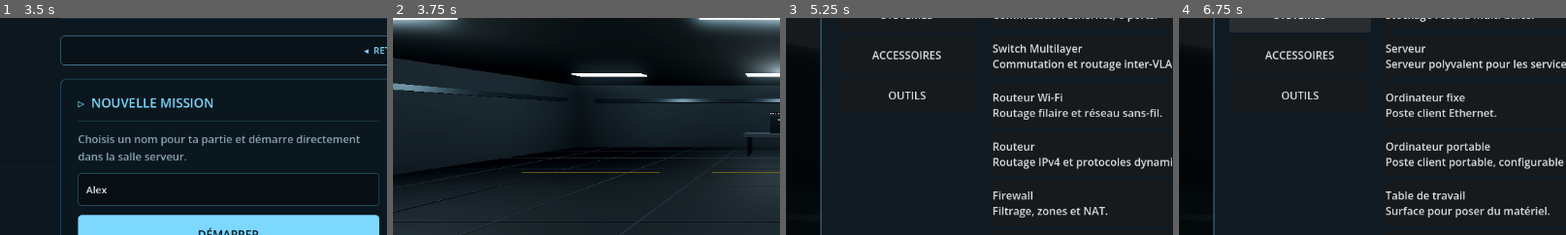
Above: before the commit, frames 1-4 (left to right).
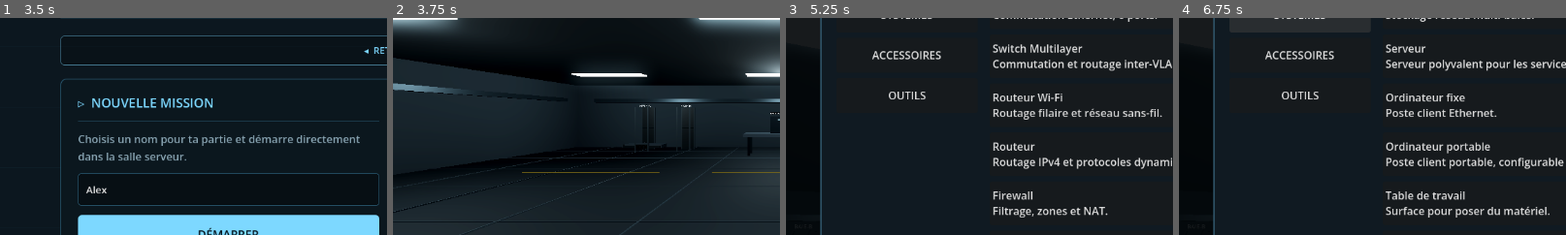
Above: after the commit, the same moments.

Repository: rme28/Backbone-NetOps
Game: Godot game, scene res://scenes/ui/menu.tscn
Two runs of this game, one before a commit and one after it. Both use one fixed random seed, a clock stepped at 60 frames per second and the inputs below.
Inputs (mouse positions are % of the whole screen's width and height, from its top left):
- Up to frame 1 (3.5 s): click "JOUER" at 0.5 s; click (30, 67) at 1.27 s; type "Alex" at 1.35 s; click "◂ RETOUR" at 2 s; click "JOUER" at 2.75 s
- Up to frame 2 (3.75 s): click "DÉMARRER" at 3.5 s
- Up to frame 3 (5.25 s): tap Enter at 4.25 s; move the mouse to (55, 50) at 4.27 s; hold E (interact) 4.28-5.03 s; hold W (move_forward) from 4.28 s (still down); click (55, 50) at 4.42 s; tap Space at 5 s; move the mouse to (45, 50) at 5.02 s; tap Tab at 5.1 s
- Up to frame 4 (6.75 s): release W (move_forward) at 5.75 s; click "RÉSEAU" at 5.75 s; click "SYSTÈMES" at 6.5 s
The pictures show only the part of the screen within x 0-50%, y 27-77%; the shares and areas given below are measured in that part.

Frame 1 is identical in both runs. In frame 2, 0.1% of the frame differs, in the area x 62-78%, y 39-62%; in frame 3, less than 0.1%; in frame 4, less than 0.1%.

Commit message:
Infrastructure de depart seedee par evenements + indication contextuelle

Diff:
--- a/game/scripts/world/server_room.gd
+++ b/game/scripts/world/server_room.gd
@@ -19,6 +19,20 @@
 	"switchport access vlan", "switchport trunk allowed vlan",
 ]
 
+## Etat initial d'une nouvelle partie : deux baies contre le mur nord de la
+## salle serveur, un switch deja racke, et un poste bureautique dans l'open
+## space. Simple liste d'evenements du journal, remplacable par un scenario.
+const STARTER_EVENTS := [
+	{"type": "place_device", "name": "BAIE-A", "model": "rack", "category": "rack",
+		"world_pos": [-6.0, 0.95, -8.6], "world_yaw": 0.0},
+	{"type": "place_device", "name": "BAIE-B", "model": "rack", "category": "rack",
+		"world_pos": [-4.2, 0.95, -8.6], "world_yaw": 0.0},
+	{"type": "place_device", "name": "SW-CORE", "model": "switch_l2", "category": "switch",
+		"world_pos": [-6.0, 0.2, -8.6], "world_yaw": 0.0},
+	{"type": "place_device", "name": "PC-BUREAU1", "model": "desktop", "category": "pc",
+		"world_pos": [-7.5, 0.41, 15.6], "world_yaw": 3.14159},
+]
+
 var _paused := false
 
 var _player: CharacterBody3D
@@ -26,6 +40,7 @@
 var _feedback_label: Label
 var _help_label: Label
 var _inspection_label: Label
+var _context_label: Label
 var _pause_menu: CanvasLayer
 var _settings_overlay: SettingsPanel
 var _score_label: Label
@@ -100,6 +115,13 @@
 
 	GameState.settings_changed.connect(_on_settings_changed)
 	_on_settings_changed()
+
+	# Nouvelle partie : on seede une petite infrastructure de depart via des
+	# evenements normaux du journal. C'est exactement le mecanisme qu'un futur
+	# systeme de scenarios utilisera pour definir l'etat initial d'une mission.
+	if GameState.events.is_empty():
+		for event in STARTER_EVENTS:
+			GameState.events.append(event.duplicate(true))
 
 	# Reconstruit immediatement les visuels 3D depuis la sauvegarde (sans PT).
 	_rebuild_visuals_from_save()
@@ -611,6 +633,19 @@
 	_inspection_label.add_theme_stylebox_override("normal", inspect_style)
 	_inspection_label.visible = false
 	layer.add_child(_inspection_label)
+
+	# Indication contextuelle discrete, centree au-dessus du reticule.
+	_context_label = Label.new()
+	_context_label.set_anchors_preset(Control.PRESET_CENTER_BOTTOM)
+	_context_label.position = Vector2(-260, -140)
+	_context_label.custom_minimum_size = Vector2(520, 0)
+	_context_label.horizontal_alignment = HORIZONTAL_ALIGNMENT_CENTER
+	_context_label.add_theme_font_size_override("font_size", 15)
+	_context_label.add_theme_color_override("font_color", Color("cfeaff"))
+	_context_label.add_theme_constant_override("outline_size", 4)
+	_context_label.add_theme_color_override("font_outline_color", Color(0, 0, 0, 0.85))
+	_context_label.visible = false
+	layer.add_child(_context_label)
 
 	add_child(layer)
 	_update_help_text()
@@ -2505,6 +2540,7 @@
 func _update_inspection_panel() -> void:
 	var hit := _raycast_target()
 	var device_name: String = hit.get("device", "")
+	_update_context_prompt(hit)
 	if device_name.is_empty():
 		_inspection_label.visible = false
 		return
@@ -2519,13 +2555,49 @@
 	for iface in interfaces:
 		var used: bool = iface in _used_interfaces.get(device_name, [])
 		var marker: String = ">" if iface == targeted else " "
-		var link_state: String = "CABLE" if used else "LIBRE"
+		var link_state: String = "LIEN" if NetSim.link_protocol_up(device_name, iface) \
+			else ("CABLE" if used else "LIBRE")
 		var admin_state: String = ""
 		if _device_configs.has(device_name):
 			var state: Dictionary = _device_configs[device_name]["interfaces"].get(iface, {})
 			admin_state = "DOWN" if state.get("shutdown", true) else "UP"
 		lines.append("%s %-5s  %-5s  %s" % [marker, iface, link_state, admin_state])
 	_inspection_label.text = "\n".join(lines)
+
+
+## Indication d'action centree en bas d'ecran, selon ce que vise le joueur.
+func _update_context_prompt(hit: Dictionary) -> void:
+	var device_name: String = hit.get("device", "")
+	var iface: String = hit.get("interface", "")
+	var text := ""
+	if hit.get("technician_laptop", false):
+		text = "[T] Poste technicien"
+	elif not iface.is_empty():
+		var used: bool = iface in _used_interfaces.get(device_name, [])
+		if not _cable_start.is_empty():
+			if used:
+				text = "Port %s occupe" % iface
+			elif device_name == _cable_start and iface == _cable_start_interface:
+				text = "[Clic] Annuler le branchement"
+			else:
+				text = "[Clic] Brancher sur %s %s" % [device_name, iface]
+		elif used:
+			text = "[Clic] Debrancher %s" % iface
+		else:
+			text = "[Clic] Prendre un cable (%s %s)" % [device_name, iface]
+	elif not device_name.is_empty():
+		var category: String = _device_categories.get(device_name, "")
+		if category == "rack" and not _catalog.is_empty() \
+				and str(_catalog[_selected_index].get("id", "")) in RACKABLE_CATEGORIES:
+			text = "[E] Racker %s ici   [T] Console" % str(_catalog[_selected_index].get("label", ""))
+		elif category in ["rack", "table"]:
+			text = "%s" % device_name
+		else:
+			text = "[T] Console de %s" % device_name
+	elif not _cable_start.is_empty():
+		text = "Cable en main depuis %s %s : vise un port libre" % [_cable_start, _cable_start_interface]
+	_context_label.text = text
+	_context_label.visible = not text.is_empty()
 
 
 # --- Callbacks UI -------------------------------------------------------------
Binary file added: game/shot_srv.png
